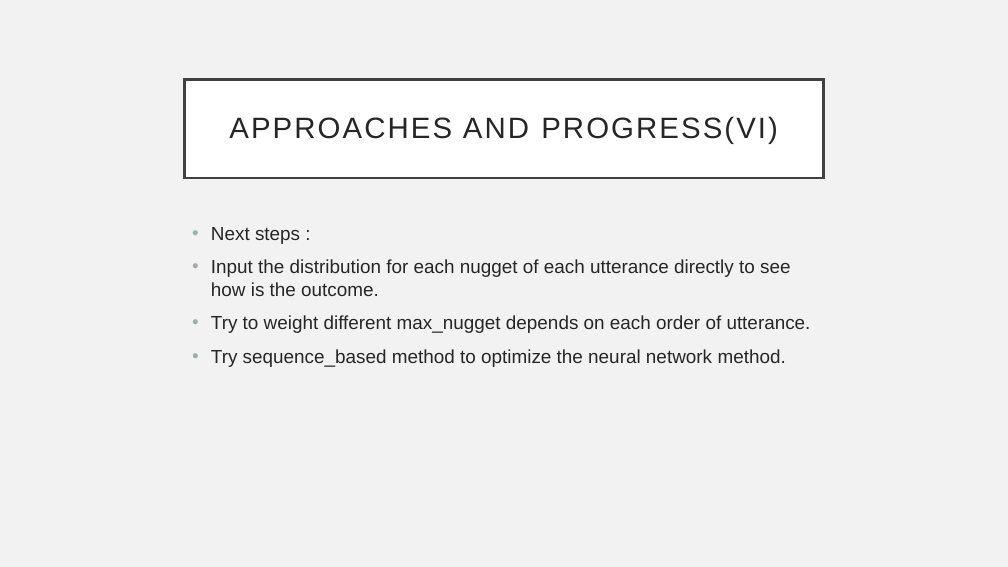
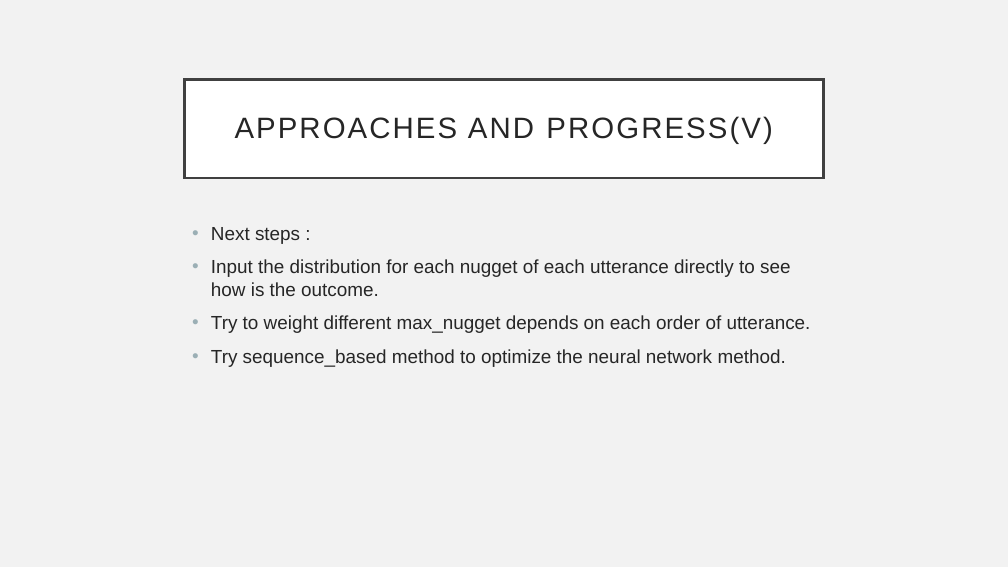
Before and after one commit to Weber12321/ntcir15, a slide deck: slide 12 of PPT/Team presentation-1.pptx (slide 13 before the commit). Drawn at 1008x567 pixels with LibreOffice and Linux fonts; fonts in the diff are those of the drawing. Boxes give left, top, right and bottom in pixels: in the first picture for what was removed or moved away, otherwise in the second. Text is boxed around its words. In the diff, an @@ line names an element or a change of style, - is before the commit and + after.

```diff
--- a/PPT/Team presentation-1.pptx
+++ b/PPT/Team presentation-1.pptx
@@ title at bbox=[235, 116, 772, 144]: text changed @@
-APPROACHES AND PROGRESS(VI)
+APPROACHES AND PROGRESS(V)
```
Also in this commit, not shown: 1 slide removed.
